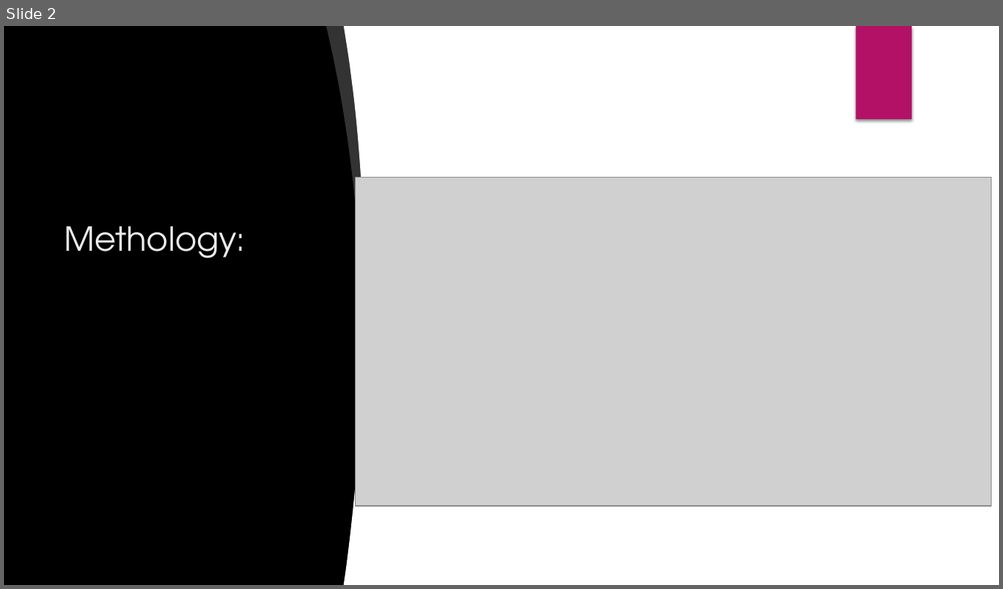
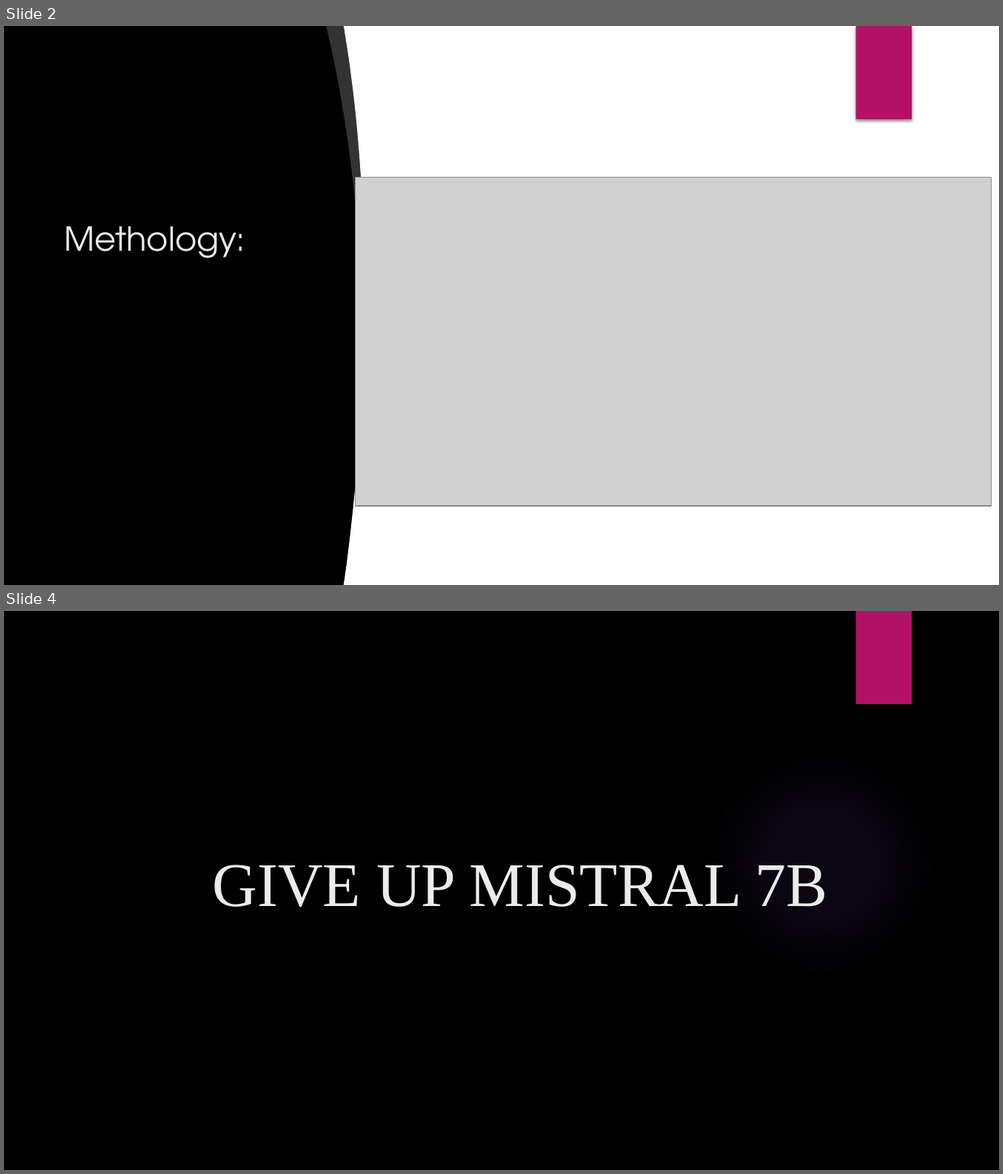
Before and after one commit to ZHAOTransparentAI/KICMISTRAL, a slide deck: KICMistral_pre_v2.pptx. Shown one above the other, each under a label of ours: slide 2 before the commit, slides 2 and 4 after it; the slides between them are not shown. The pictures are 1003x589 and 1003x1174 pixels, drawn with LibreOffice and Linux fonts; fonts in the diff are those of the drawing; grey boxes stand for pictures; background and template pictures are left out. Boxes give left, top, right and bottom in pixels: in the first picture for what was removed or moved away, otherwise in the second. Text is boxed around its words. In the diff, an @@ line names an element or a change of style, - is before the commit and + after.

```diff
--- a/KICMistral_pre_v2.pptx
+++ b/KICMistral_pre_v2.pptx
@@ slide 4 added at [4, 611, 999, 1170], background picture (left out) @@
@@ rectangle added at [855, 611, 911, 704], fill #B31166 @@
@@ ellipse added at [706, 748, 936, 977], fill gradient #9B6BF2 @@
@@ title added at [213, 865, 828, 908], 60 pt, text #EBEBEB @@
+GIVE UP MISTRAL 7B
```
Also in this commit, not shown: 3 slides changed, 1 slide removed, 46 other files.
